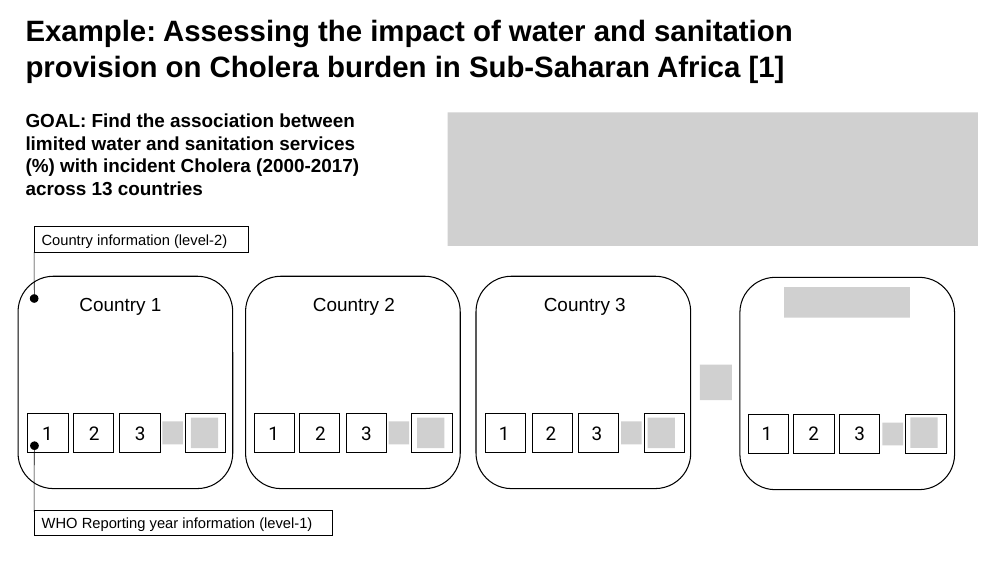
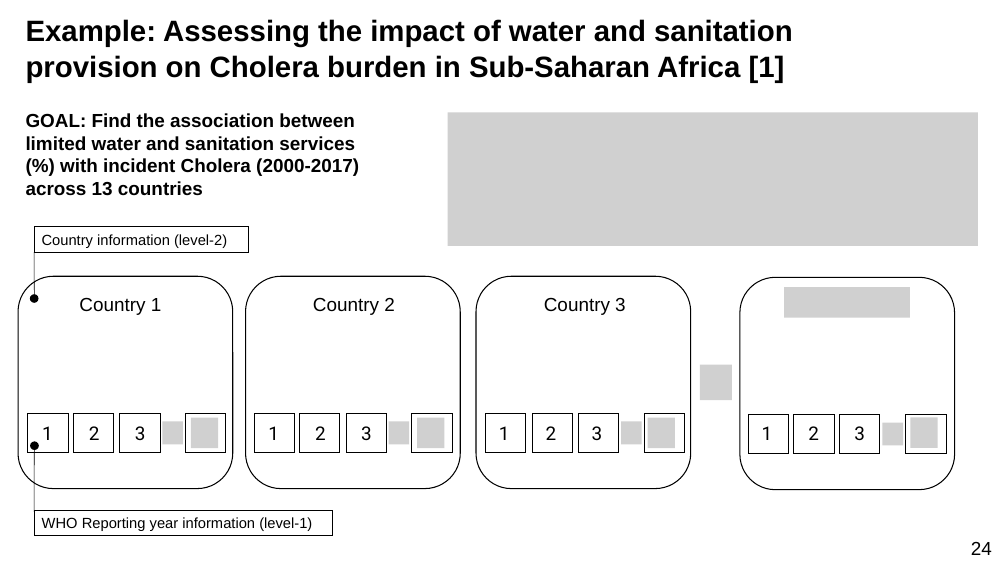
Before and after one commit to UCLPG-MSC-SGDS/GEOG0125, a slide deck: slide 24 of Lecture_notes_ppt/GEOG0125 Week 7 Lecture - Bayesian Hierarchical Models.pptx (slide 26 before the commit). Drawn at 1008x567 pixels with LibreOffice and Linux fonts; fonts in the diff are those of the drawing; grey boxes stand for pictures. Boxes give left, top, right and bottom in pixels: in the first picture for what was removed or moved away, otherwise in the second. Text is boxed around its words. In the diff, an @@ line names an element or a change of style, - is before the commit and + after.

```diff
--- a/Lecture_notes_ppt/GEOG0125 Week 7 Lecture - Bayesian Hierarchical Models.pptx
+++ b/Lecture_notes_ppt/GEOG0125 Week 7 Lecture - Bayesian Hierarchical Models.pptx
@@ page number added at (971, 542, 992, 555), 18 pt, text #000000 @@
+24
```
Also in this commit, not shown: 10 other slides changed, 5 slides added, 3 slides removed, 2 other files.
